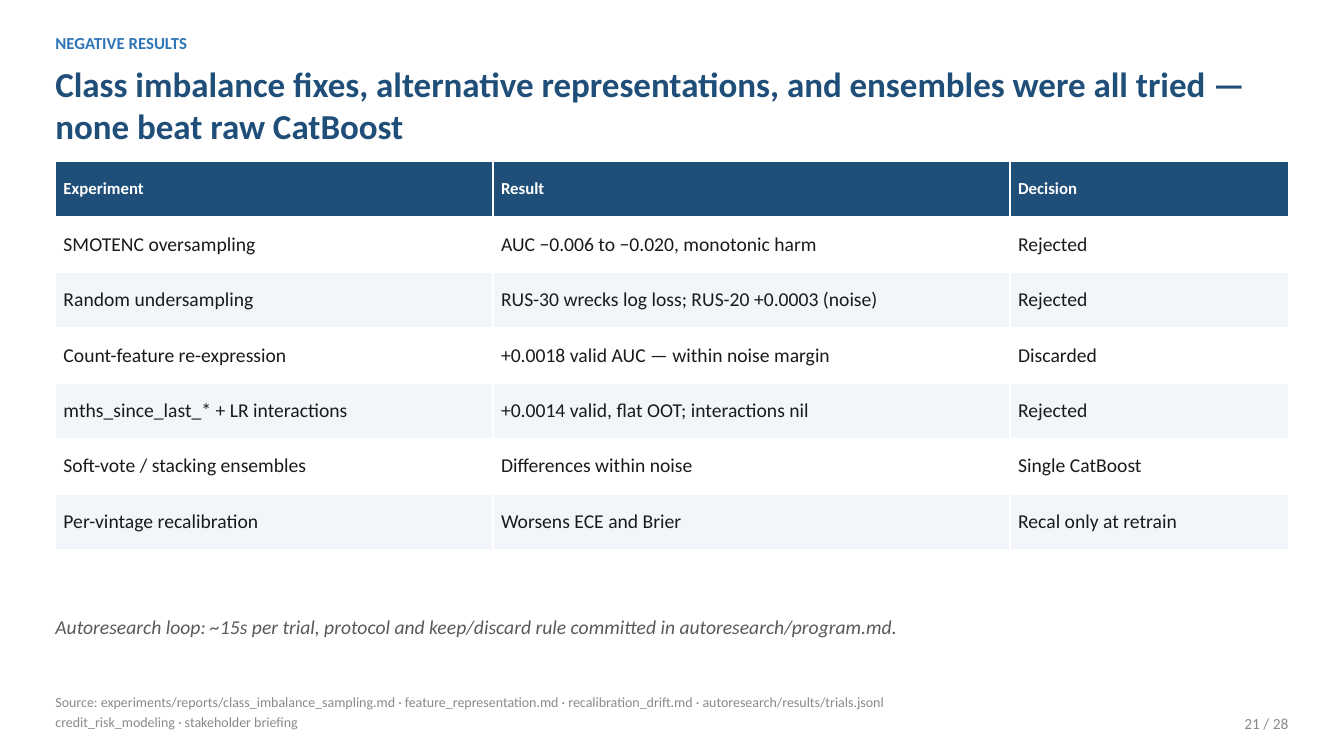
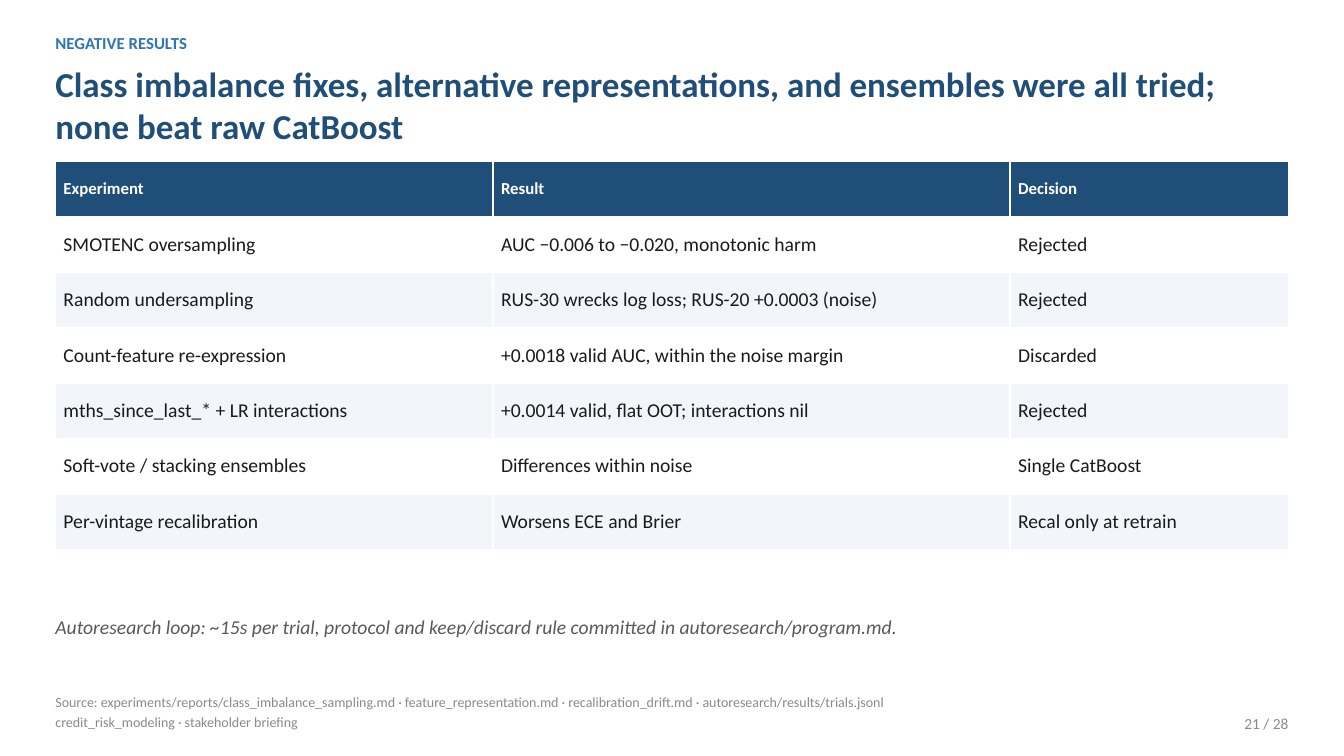
Before and after one commit to tommyalba/credit_risk_idx-partners, a slide deck: slide 21 of presentations/stakeholder_deck.pptx. Drawn at 1344x756 pixels with LibreOffice and Linux fonts; fonts in the diff are those of the drawing. Boxes give left, top, right and bottom in pixels: in the first picture for what was removed or moved away, otherwise in the second. Text is boxed around its words. In the diff, an @@ line names an element or a change of style, - is before the commit and + after.

```diff
--- a/presentations/stakeholder_deck.pptx
+++ b/presentations/stakeholder_deck.pptx
@@ text at <box>55,72,1215,140</box>: text changed @@
-Class imbalance fixes, alternative representations, and ensembles were all tried — none beat raw CatBoost
+Class imbalance fixes, alternative representations, and ensembles were all tried; none beat raw CatBoost
@@ table at <box>55,161,1289,549</box> @@
-row 4, column 2: +0.0018 valid AUC — within noise margin
+row 4, column 2: +0.0018 valid AUC, within the noise margin
```
Also in this commit, not shown: 23 other slides changed, 2 other files.
